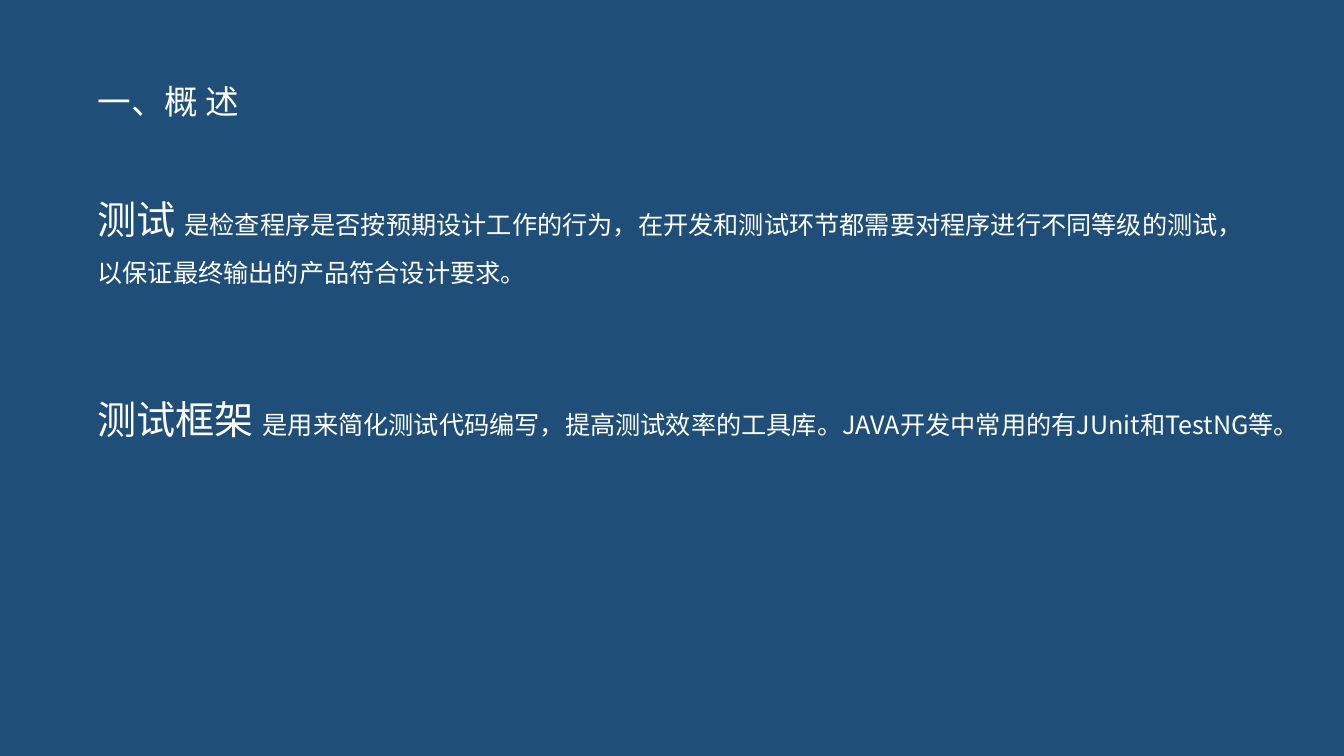
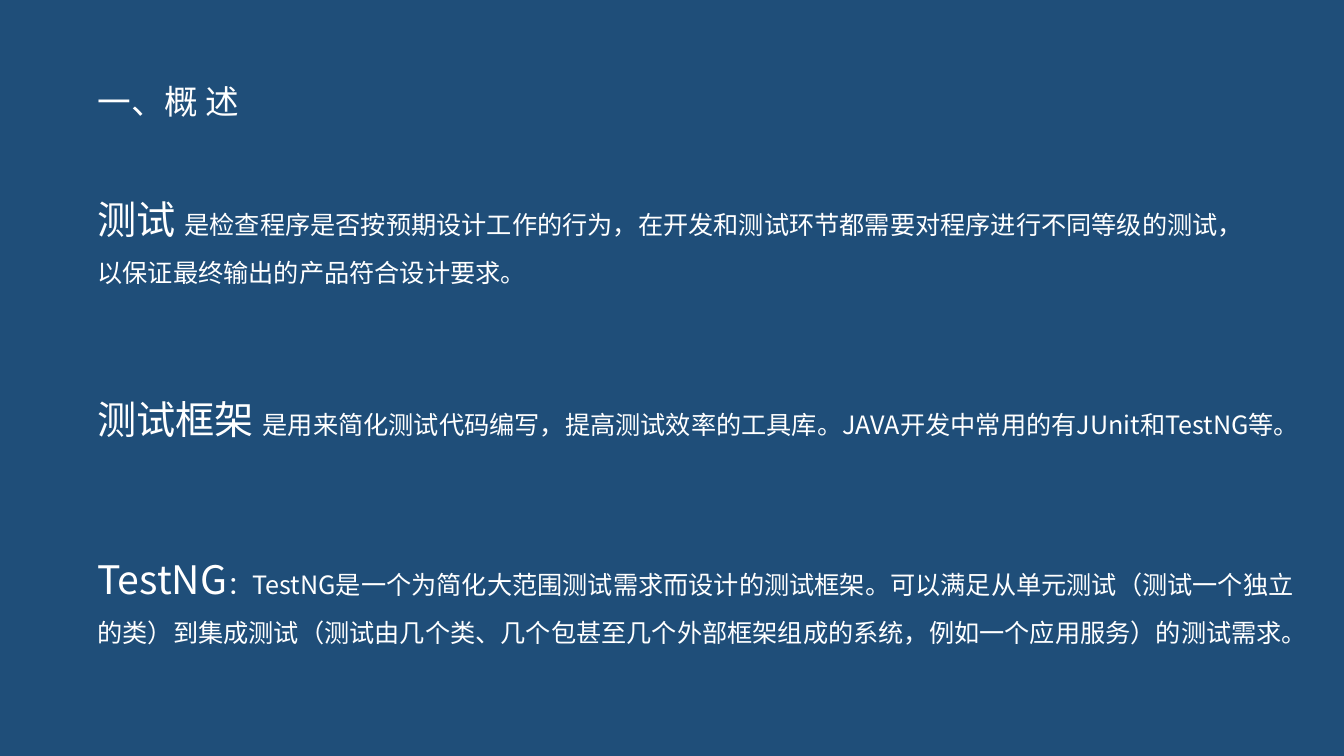
Before and after one commit to pertrichor/hello-testng, a slide deck: slide 2 of demo-server/doc/testNG介绍.pptx. Drawn at 1344x756 pixels with LibreOffice and Linux fonts; fonts in the diff are those of the drawing. Boxes give left, top, right and bottom in pixels: in the first picture for what was removed or moved away, otherwise in the second. Text is boxed around its words. In the diff, an @@ line names an element or a change of style, - is before the commit and + after.

```diff
--- a/demo-server/doc/testNG介绍.pptx
+++ b/demo-server/doc/testNG介绍.pptx
@@ text added at (97, 564, 1307, 645), 18 pt, text #FFFFFF @@
+TestNG：TestNG是一个为简化大范围测试需求而设计的测试框架。可以满足从单元测试（测试一个独立
+的类）到集成测试（测试由几个类、几个包甚至几个外部框架组成的系统，例如一个应用服务）的测试需求。
```
Also in this commit, not shown: 4 other slides changed, 19 slides added, 1 slide removed, 8 other files.
